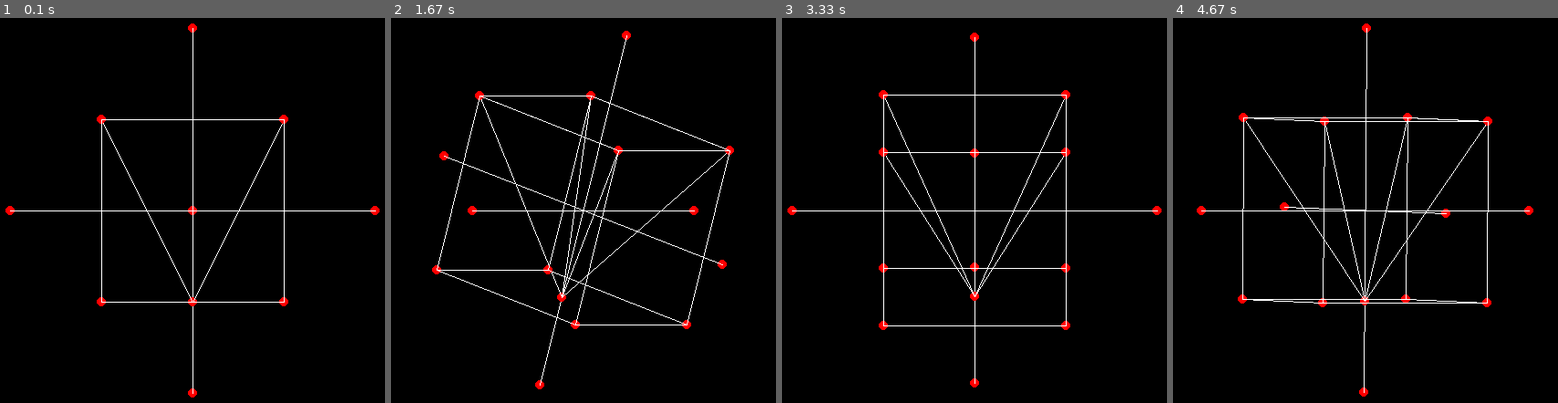
Above: before the commit, frames 1-4 (left to right).
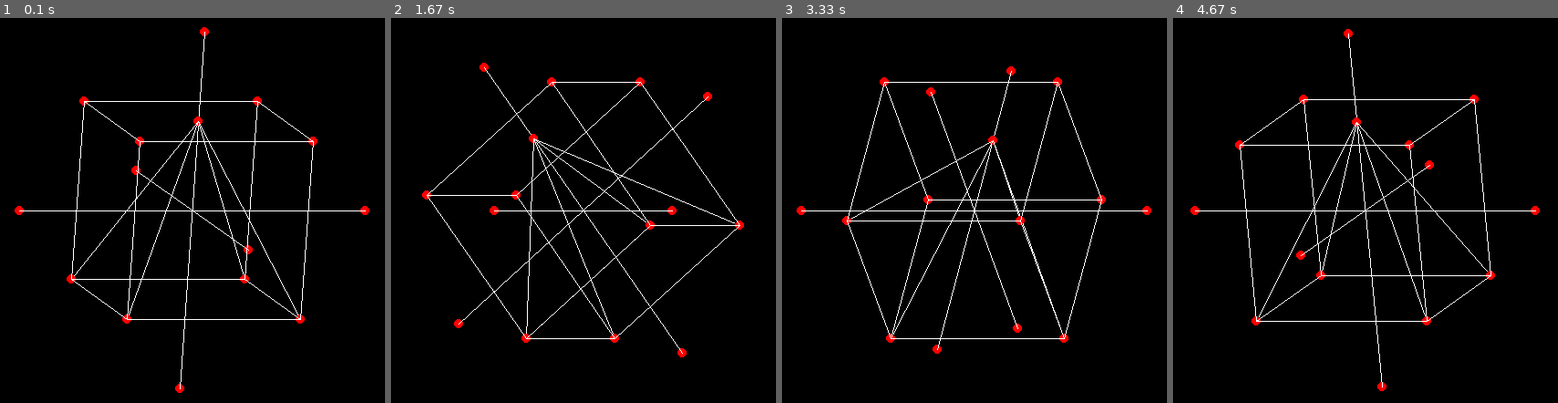
Above: after the commit, the same moments.

Repository: hlubenow/pygame_experiments
Game: pygame game, started from rotating_polygons/rotating_polygons.py
Two runs of this game, one before a commit and one after it. Both use one fixed random seed, a clock stepped at 60 frames per second and the inputs below.
Inputs:
- Up to frame 1 (0.1 s): no input
- Up to frame 2 (1.67 s): hold Right 0.33-0.8 s; hold Up 0.83-1.13 s; hold Right 1.17-1.63 s
- Up to frame 3 (3.33 s): hold Left 1.67-2.2 s; hold Down 2.23-2.53 s; hold Left 2.57-2.97 s; hold Up from 3 s (still down)
- Up to frame 4 (4.67 s): release Up at 3.37 s; hold Right 3.4-4.03 s; hold Down 4.07-4.43 s; hold Left from 4.47 s (still down)

The runs differ from the first frame. In frame 1, 3.4% of the frame differs, in the area x 1-99%, y 1-99%; in frame 2, 4.5%, in the area x 8-92%, y 3-97%; in frame 3, 4.0%; in frame 4, 4.4%.

Commit message:
Add files via upload

Diff:
--- a/rotating_polygons/rotating_polygons.py
+++ b/rotating_polygons/rotating_polygons.py
@@ -3,17 +3,18 @@
 
 import pygame
 from math import cos, sin
-import os
+import os, sys
 from inputhandler import InputHandler
 
 """
-    Rotating Polygons 1.0 - Rotation of Polygons such as cubes and pyramids
+    Rotating Polygons 1.1 - Rotation of Polygons such as cubes and pyramids
                             as seen in classic vector graphics games.
 
     Based upon:
 
     https://github.com/yuta-51/3DProjection
     https://github.com/Magoninho/3D-projection-tutorial
+    https://github.com/Wireframe-Magazine/Wireframe-67/tree/main/source-code-elite
 
     Copyright (C) 2023 Hauke Lubenow
 
@@ -31,47 +32,77 @@
     along with this program.  If not, see <https://www.gnu.org/licenses/>.
 """
 
-WINDOW_SIZE  =  (800, 600)
-ROTATE_SPEED = 0.02
-SCALE        = 100
+WINDOW_SIZE = (800, 600)
+
+SHOW = ("cube", "pyramid", "coordinatesystem")
+
+if len(sys.argv) > 1 and "ship" in sys.argv[1]:
+    SHOW = ("ship",)
 
 class Polygon:
 
     def __init__(self, angle_x, angle_y, angle_z):
+        self.scale   = 100
+        self.rotate_speed = 0.03
         self.angle_x = angle_x
         self.angle_y = angle_y
         self.angle_z = angle_z
-        self.projection_matrix = ((1,0,0),
-                                  (0,1,0),
-                                  (0,0,0))
+        self.projection_matrix = ((1, 0, 0),
+                                  (0, 1, 0),
+                                  (0, 0, 0))
         self.pointdata = ()
         self.connectdata = ()
 
+    def printAngles(self):
+        print ("angle_x:    " + str(self.angle_x))
+        print ("angle_y:    " + str(self.angle_y))
+        print ("angle_z:    " + str(self.angle_z))
+        print ()
+
+    def reformatPointData(self, a):
+        """ What we need is a matrix, with three rows and one column (= column-vector).
+            As tuples, it looks like this: "((2,), (5,), (3,))". """
+        b = []
+        for i in a:
+            c = []
+            for u in i:
+                d = [u]
+                c.append(d)
+            b.append(c)
+        return b
+
     def multiply_m(self, a, b):
+        """ Input are two matrices. If a matrix is a vector (in this script typically b), it has
+            to be a column-vector, that is, it has to have several lines, but just one column.
+            Not a row-vector. """
         a_rows = len(a)
         a_cols = len(a[0])
         b_rows = len(b)
         b_cols = len(b[0])
+        if a_cols != b_rows:
+            print("INCOMPATIBLE MATRIX SIZES")
+            return
         # Dot product matrix dimensions = a_rows x b_cols
-        product = [[0 for _ in range(b_cols)] for _ in range(a_rows)]
-        if a_cols == b_rows:
-            for i in range(a_rows):
-                for j in range(b_cols):
-                    for k in range(b_rows):
-                        product[i][j] += a[i][k] * b[k][j]
-        else:
-            print("INCOMPATIBLE MATRIX SIZES")
+        product = []
+        for i in range(a_rows):
+            line = []
+            for u in range(b_cols):
+                n = 0
+                for u2 in range(b_rows):
+                    n += a[i][u2] * b[u2][u]
+                line.append(n)
+            product.append(line)
         return product
 
     def rotate(self, direction):
         if direction == "left":
-            self.angle_y += ROTATE_SPEED
+            self.angle_y += self.rotate_speed
         if direction == "right":
-            self.angle_y -= ROTATE_SPEED
+            self.angle_y -= self.rotate_speed
         if direction == "up":
-            self.angle_x += ROTATE_SPEED
+            self.angle_x += self.rotate_speed
         if direction == "down":
-            self.angle_x -= ROTATE_SPEED
+            self.angle_x -= self.rotate_speed
 
     def draw(self, screen):
 
@@ -91,44 +122,51 @@
             rotate_y = self.multiply_m(rotation_y, rotate_x)
             rotate_z = self.multiply_m(rotation_z, rotate_y)
             point_2d = self.multiply_m(self.projection_matrix, rotate_z)
-            x = int(point_2d[0][0] * SCALE + WINDOW_SIZE[0] / 2)
-            y = int(point_2d[1][0] * SCALE + WINDOW_SIZE[1] / 2)
+            x = int(point_2d[0][0] * self.scale + WINDOW_SIZE[0] / 2)
+            y = int(point_2d[1][0] * self.scale + WINDOW_SIZE[1] / 2)
             points.append((x, y))
-            pygame.draw.circle(screen, (255, 0, 0), (x, y), 5)
+            if self.name != "ship":
+                pygame.draw.circle(screen, (255, 0, 0), (x, y), 5)
 
         # Connect points:
         for i in self.connectdata:
             pygame.draw.line(screen, (255, 255, 255), (points[i[0]][0], points[i[0]][1]) , (points[i[1]][0], points[i[1]][1]))
 
+        # self.printAngles()
+
 
 class CoordinateSystem(Polygon):
 
     def __init__(self, name):
-        Polygon.__init__(self, 0, 0, 0)
+        Polygon.__init__(self, -2.92, 3.46, 0)
         self.name = name
         l = 2
-        self.pointdata = (((-l, ), (0, ), (0, )),
-                          ((l, ),  (0, ), (0, )),
-                          ((0, ), (-l, ), (0, )),
-                          ((0, ),  (l, ), (0, )),
-                          ((0, ), (0, ), (-l, )),
-                          ((0, ),  (0, ), (l, )))
+        self.pointdata = ((-l, 0, 0),
+                          (l,  0, 0),
+                          (0, -l, 0),
+                          (0,  l, 0),
+                          (0, 0, -l),
+                          (0,  0, l))
+        self.pointdata = self.reformatPointData(self.pointdata)
+
         self.connectdata = ((0, 1), (2, 3), (4, 5))
 
+
 class Cube(Polygon):
 
     def __init__(self, name):
-        Polygon.__init__(self, 0, 0, 0)
+        Polygon.__init__(self, -2.92, 3.46, 0)
         self.name = name
         l = 1
-        self.pointdata = (((-1, ), (-1, ), (1, )),
-                          ((1, ),(-1, ),(1, )),
-                          ((1, ),(1, ),(1, )),
-                          ((-1, ),(1, ),(1, )),
-                          ((-1, ),(-1, ),(-1, )),
-                          ((1, ),(-1, ),(-1, )),
-                          ((1, ),(1, ),(-1, )),
-                          ((-1, ),(1, ),(-1, )))
+        self.pointdata = ((-1, -1, 1),
+                          (1, -1, 1),
+                          (1, 1, 1),
+                          (-1, 1, 1),
+                          (-1, -1, -1),
+                          (1, -1, -1),
+                          (1, 1, -1),
+                          (-1, 1, -1))
+        self.pointdata = self.reformatPointData(self.pointdata)
 
         self.connectdata = ((0, 1), (0, 3), (0, 4), (1, 2), (1, 5), (2, 6), (2, 3), (3, 7),
                             (4, 5), (4, 7), (6, 5), (6, 7))
@@ -136,17 +174,47 @@
 class Pyramid(Polygon):
 
     def __init__(self, name):
-        Polygon.__init__(self, 0, 0, 0)
+        Polygon.__init__(self, -2.92, 3.46, 0)
         self.name = name
         l = 1
-        self.pointdata = (((l, ),  (-l, ), (-l, )),
-                          ((l, ),  (-l, ), (l, )),
-                          ((-l, ),  (-l, ), (-l, )),
-                          ((-l, ),  (-l, ), (l, )),
-                          ((0, ),  (l, ), (0, )))
+        self.pointdata = ((l,  -l, -l),
+                          (l,  -l, l),
+                          (-l,  -l, -l),
+                          (-l,  -l, l),
+                          (0,  l, 0))
+        self.pointdata = self.reformatPointData(self.pointdata)
 
         self.connectdata =((0, 1), (2, 3), (0, 2), (1, 3),
                            (0, 4), (1, 4), (2, 4), (3, 4))
+
+class Ship(Polygon):
+
+    def __init__(self, name):
+        Polygon.__init__(self, -3.6, -0.48, 0)
+        self.name = name
+        self.scale = 1.7
+        self.rotate_speed = 0.04
+        l = 1
+        self.pointdata = ((32, 0, 76), (-32, 0, 76), (0, 26, 24), (-120, -3, -8),
+                          (120, -3, -8), (-88, 16, -40), (88, 16, -40), (128, -8, -40),
+                          (-128, -8, -40), (0, 26, -40), (-32, -24, -40), (32, -24, -40),
+                          (-36, 8, -40), (-8, 12, -40), (8, 12, -40), (36, 8, -40),
+                          (36, -12, -40), (8, -16, -40), (-8, -16, -40), (-36, -12, -40),
+                          (0, 0, 76), (0, 0, 90), (-80, -6, -40), (-80, 6, -40),
+                          (-88, 0, -40), (80, 6, -40), (88, 0, -40), (80, -6, -40))
+        self.pointdata = self.reformatPointData(self.pointdata)
+
+        self.connectdata =((1, 2), (2, 0), (0, 20), (20, 1),
+                           (1, 5), (5, 2), (6, 0), (2, 6),
+                           (1, 3), (3, 5), (4, 0), (6, 4),
+                           (5, 9), (9, 2), (9, 6), (3, 8),
+                           (8, 5), (7, 4), (6, 7), (8, 10),
+                           (10, 11), (11, 8), (1, 10), (0, 11),
+                           (7, 11), (18, 13), (13, 12), (12, 19),
+                           (19, 18), (17, 16), (16, 15), (15, 14),
+                           (14, 17), (22, 23), (23, 24), (24, 22),
+                           (27, 26), (26, 25), (25, 27), (20, 21))
+
 
 class PolygonGroup:
 
@@ -194,9 +262,14 @@
 
     def initPolygons(self):
         self.pggroup = PolygonGroup()
-        self.pggroup.add(CoordinateSystem("coordinatesystem"))
-        self.pggroup.add(Pyramid("pyramid"))
-        self.pggroup.add(Cube("cube"))
+        if "coordinatesystem" in SHOW:
+           self.pggroup.add(CoordinateSystem("coordinatesystem"))
+        if "pyramid" in SHOW:
+            self.pggroup.add(Pyramid("pyramid"))
+        if "cube" in SHOW:
+            self.pggroup.add(Cube("cube"))
+        if "ship" in SHOW:
+            self.pggroup.add(Ship("ship"))
 
     def checkInput(self):
         # "action" is a dictionary with the keys "left right up down fire quit":
